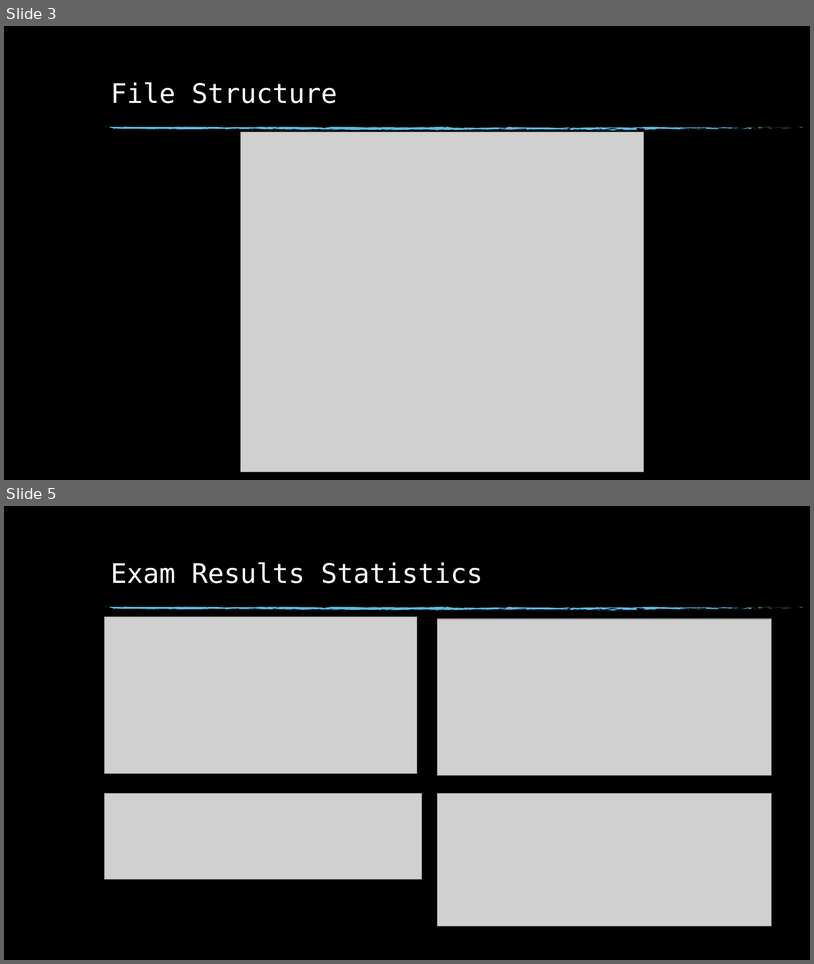
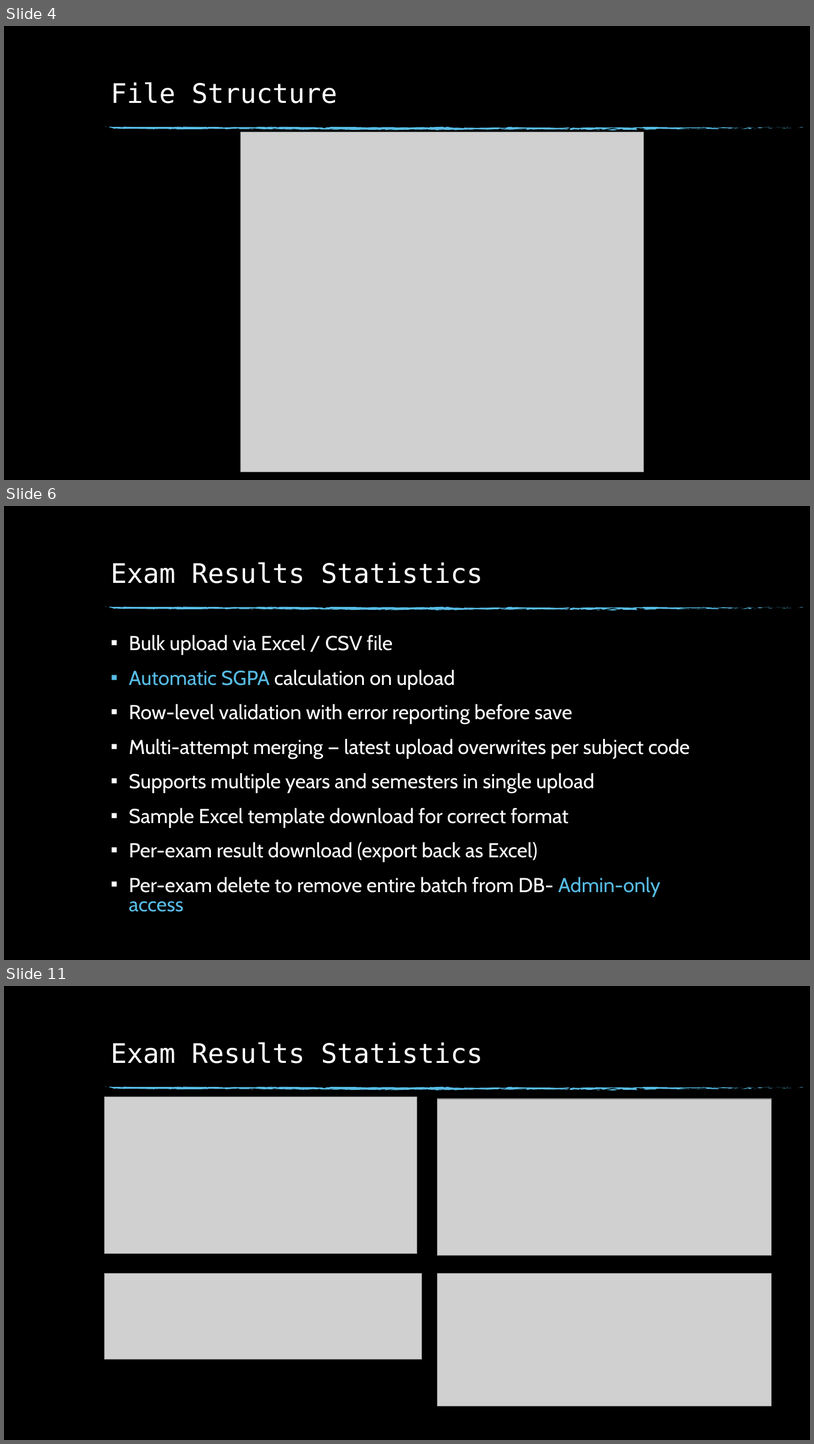
Before and after one commit to gowtham99664/spmvv-exam-results, a slide deck: SPMVV-Exam-Results.pptx. Shown one above the other, each under a label of ours: slides 3 and 5 before the commit, slides 4, 6 and 11 after it; the slides between them are not shown. The pictures are 814x964 and 814x1444 pixels, drawn with LibreOffice and Linux fonts; fonts in the diff are those of the drawing; grey boxes stand for pictures; background and template pictures are left out. Boxes give left, top, right and bottom in pixels: in the first picture for what was removed or moved away, otherwise in the second. Text is boxed around its words. In the diff, an @@ line names an element or a change of style, - is before the commit and + after.

```diff
--- a/SPMVV-Exam-Results.pptx
+++ b/SPMVV-Exam-Results.pptx
@@ slide 6 added at <box>4,506,810,960</box>, background picture (left out); not listed: 75 template elements that a slide beside it also shows @@
@@ title added at <box>111,562,483,583</box>, 32 pt, text #FFFFFF @@
+Exam Results Statistics
@@ text added at <box>129,634,690,912</box>, 24 pt, text #FFFFFF @@
+▪ Bulk upload via Excel / CSV file
+▪ Automatic SGPA calculation on upload
+▪ Row-level validation with error reporting before save
+▪ Multi-attempt merging — latest upload overwrites per subject code
+▪ Supports multiple years and semesters in single upload
+▪ Sample Excel template download for correct format
+▪ Per-exam result download (export back as Excel)
+▪ Per-exam delete to remove entire batch from DB- Admin-only access
@@ what was slide 3 is now slide 4 @@
@@ what was slide 5 is now slide 11 @@
```
Also in this commit, not shown: 2 slides changed, 5 other slides added.
